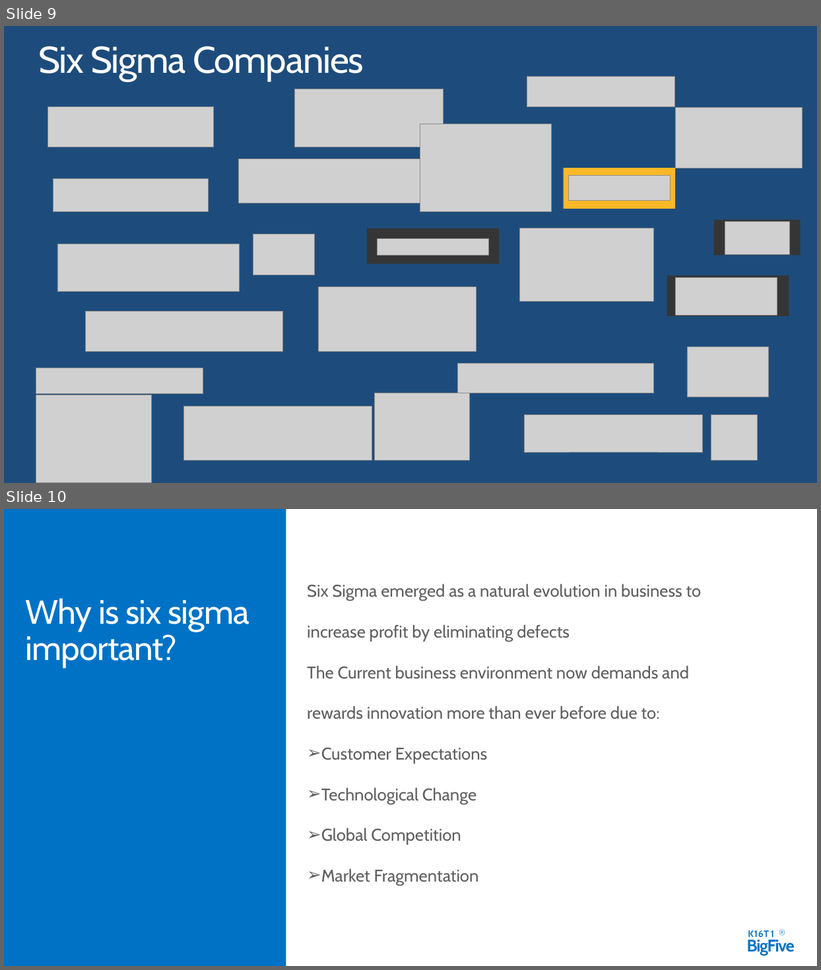
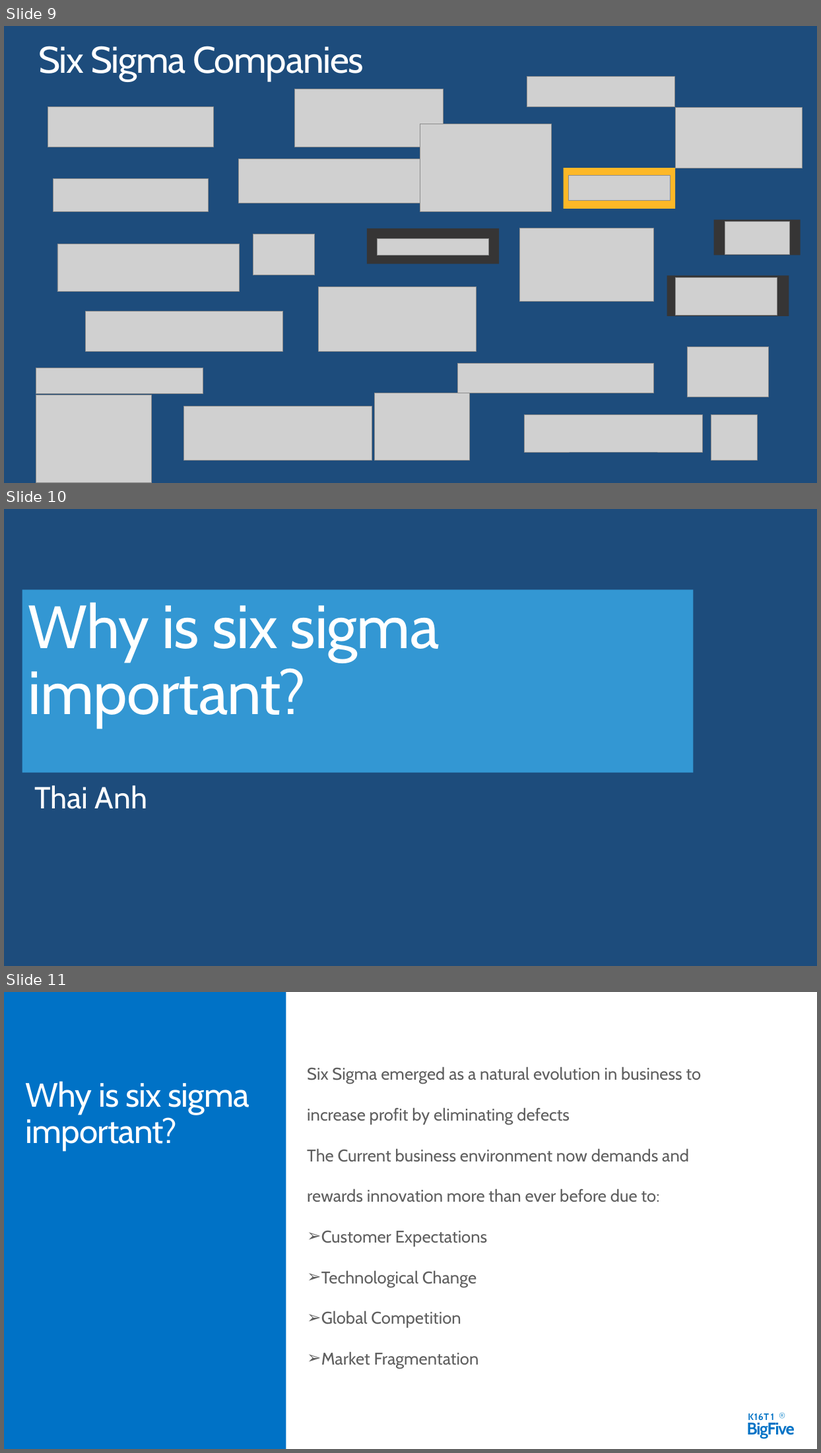
Before and after one commit to daotk/cdkpt, a slide deck: SPQM/Team Assignment/Team Assignment 02/Powerpoint/K16T1-Team15-Team Assignment1-Presentation.pptx. Shown one above the other, each under a label of ours: slides 9 and 10 before the commit, slides 9, 10 and 11 after it. The pictures are 821x970 and 821x1453 pixels, drawn with LibreOffice and Linux fonts; fonts in the diff are those of the drawing; grey boxes stand for pictures. Boxes give left, top, right and bottom in pixels: in the first picture for what was removed or moved away, otherwise in the second. Text is boxed around its words. In the diff, an @@ line names an element or a change of style, - is before the commit and + after.

```diff
--- a/SPQM/Team Assignment/Team Assignment 02/Powerpoint/K16T1-Team15-Team Assignment1-Presentation.pptx
+++ b/SPQM/Team Assignment/Team Assignment 02/Powerpoint/K16T1-Team15-Team Assignment1-Presentation.pptx
@@ slide 10 added at (x1=4, y1=509, x2=817, y2=966), background #1D4C7C @@
@@ rectangle added at (x1=22, y1=590, x2=693, y2=772), fill #3397D3 @@
@@ text added at (x1=28, y1=602, x2=440, y2=727), 72 pt, text #FFFFFF @@
+Why is six sigma important?
@@ text added at (x1=34, y1=786, x2=147, y2=809), 36 pt, text #FFFFFF @@
+Thai Anh
@@ what was slide 10 is now slide 11 @@
```
Also in this commit, not shown: 1 slide changed, 1 other slide added.
